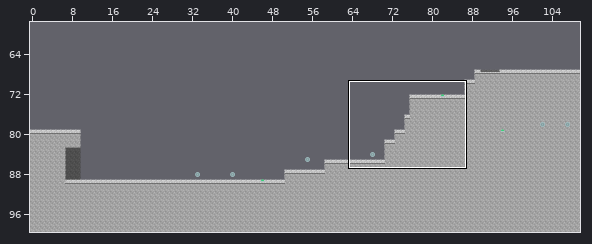
Level history. Tiled map (JSON): assets/maps/map_1.json. The first picture is a wide view before the edit; the outline marks the close-up.
Close-up. Before the edit:
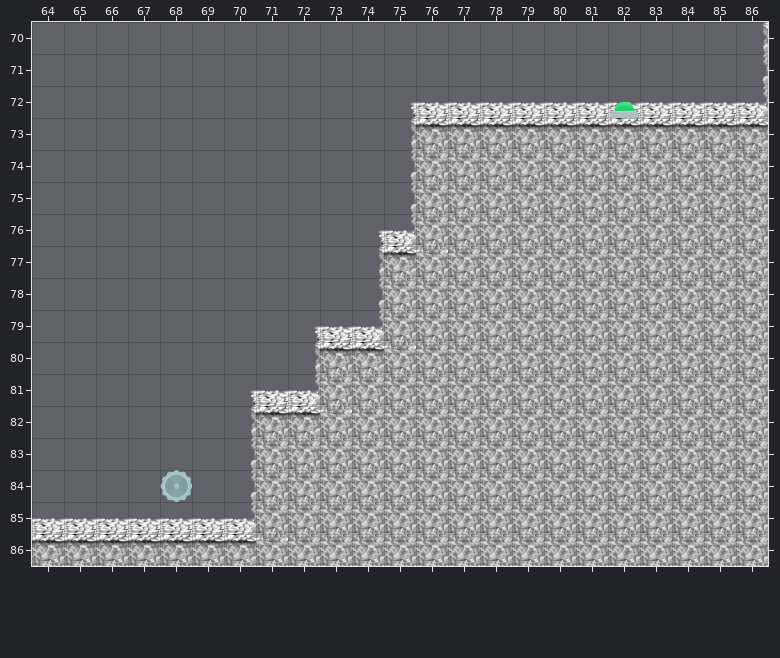
Cells are 64x64 px. Shown: x 64..86, y 70..86. The commit also changed other parts of the map, which this record leaves out.
Once edited:
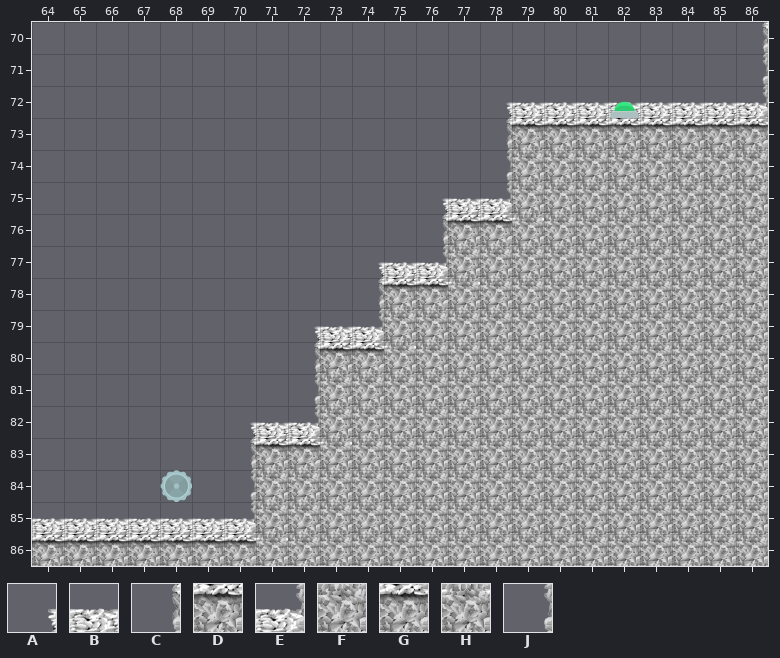
Key: from "vindicta_platform": A 16, B 17, C 30, D 31, E 44, F 45, G 58, H 59, J 70.
_ is an empty cell.
Changes in this commit:
Layer "Platforms":
y 72: x 75..78 ABBB -> ___A
y 73: x 75..78 CDDD -> ___C
y 74: x 75..78 JFFF -> ___J
y 75: x 75..78 JFFF -> _ABE
y 76: x 74..79 AEFFFF -> __CDGH
y 77: x 74..76 CGH -> ABE
y 78: x 74..77 JFFF -> CDGH
y 81: x 70..72 ABE -> __J
y 82: x 70..73 CDGH -> ABEF
y 83: x 70..73 JFFF -> CDGH
